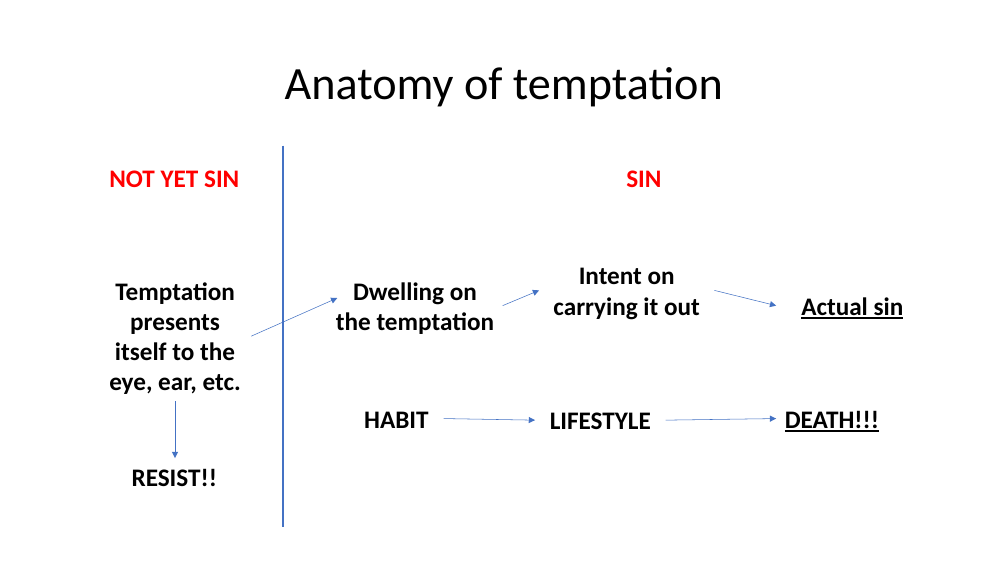
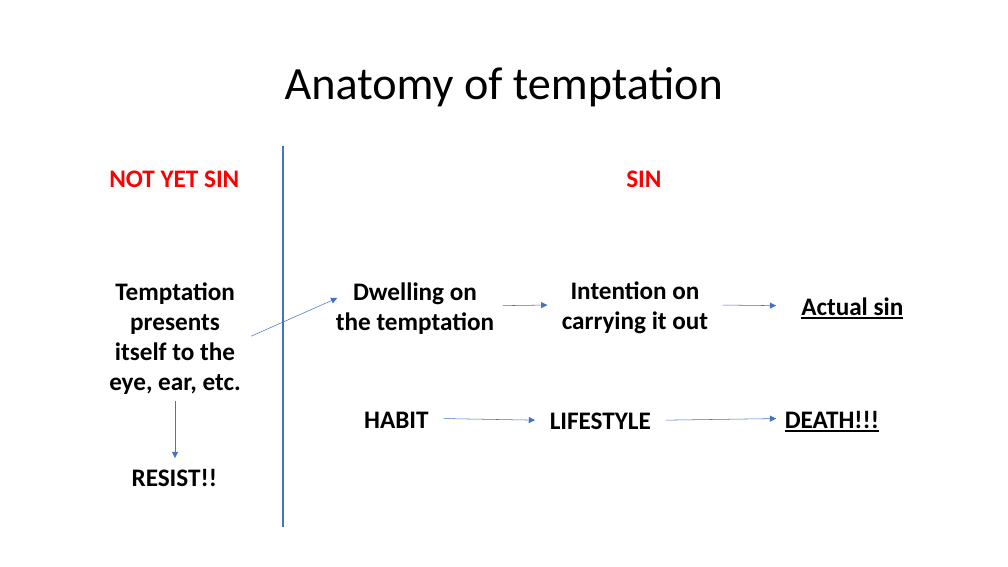
Before and after one commit to csmatyi/calvary_sunday_school, a slide deck: slide 13 of WSC79-81_211121.pptx (slide 11 before the commit). Drawn at 1008x567 pixels with LibreOffice and Linux fonts; fonts in the diff are those of the drawing. Boxes give left, top, right and bottom in pixels: in the first picture for what was removed or moved away, otherwise in the second. Text is boxed around its words. In the diff, an @@ line names an element or a change of style, - is before the commit and + after.

```diff
--- a/WSC79-81_211121.pptx
+++ b/WSC79-81_211121.pptx
@@ text at [562, 281, 708, 334]: text changed @@
-Intent on carrying it out
+Intention on carrying it out
@@ arrow moved from (503, 306) - (539, 290) to (503, 306) - (547, 306) @@
@@ arrow moved from (715, 290) - (777, 306) to (723, 306) - (777, 306) @@
```
Also in this commit, not shown: 11 other slides changed.
